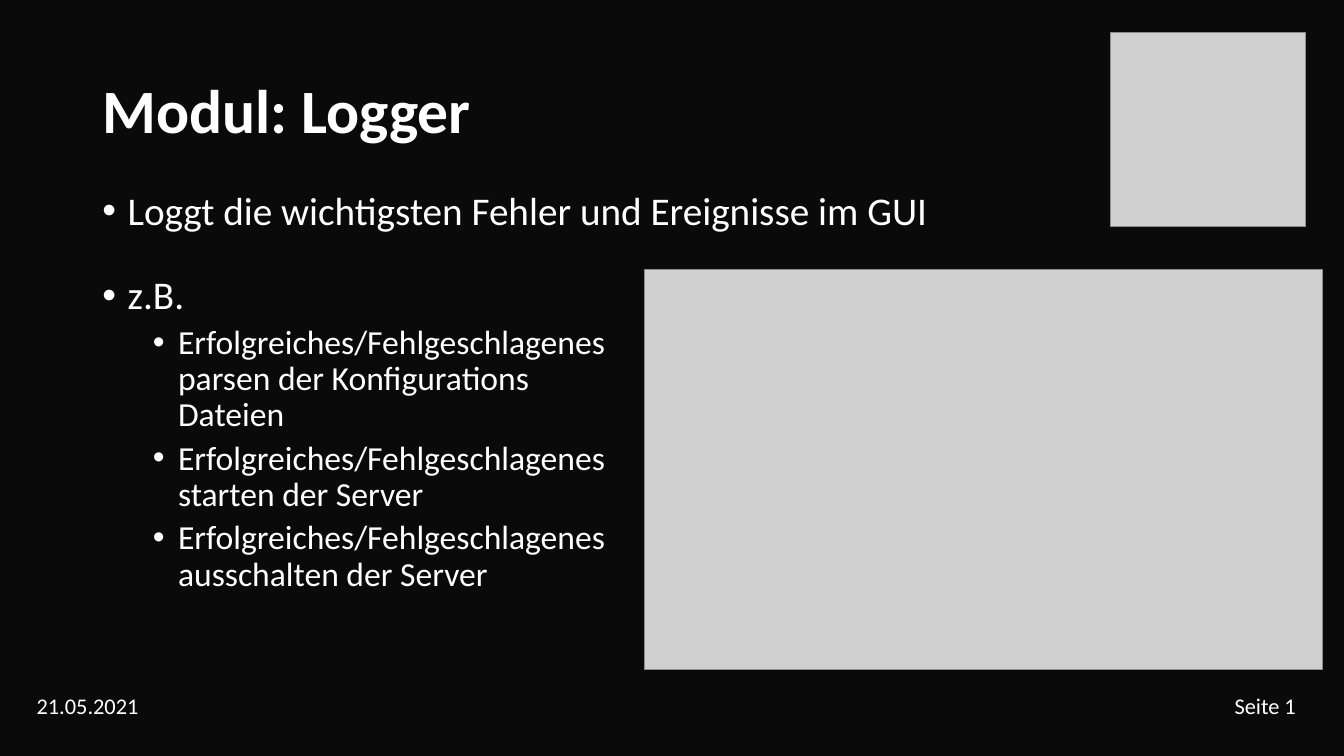
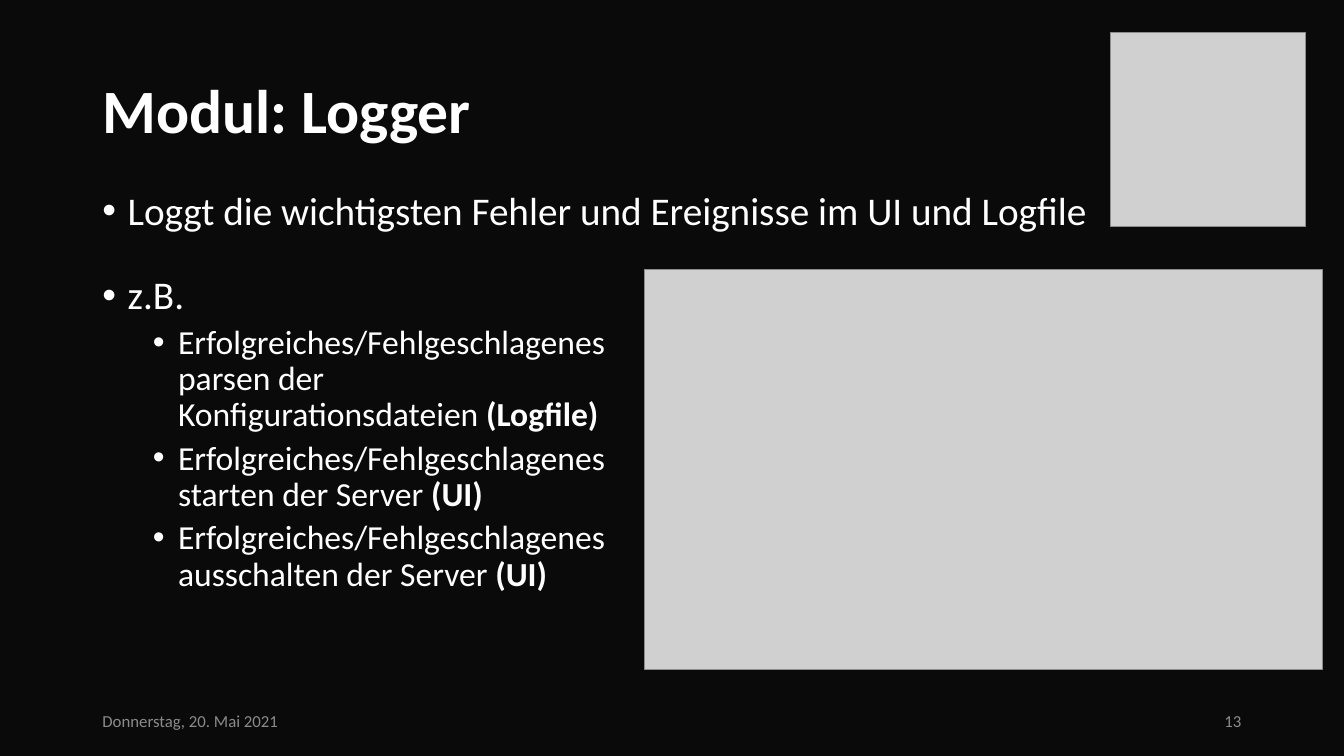
Before and after one commit to ghNico/TINF19C-Team-3-OPC-UA-Server-Farm, a slide deck: slide 13 of PROJECT/Prasentation/Finale_Präsentation_hübsch.pptx. Drawn at 1344x756 pixels with LibreOffice and Linux fonts; fonts in the diff are those of the drawing; grey boxes stand for pictures; background and template pictures are left out; a plain dark background stands for a picture behind light text. Boxes give left, top, right and bottom in pixels: in the first picture for what was removed or moved away, otherwise in the second. Text is boxed around its words. In the diff, an @@ line names an element or a change of style, - is before the commit and + after.

```diff
--- a/PROJECT/Prasentation/Finale_Präsentation_hübsch.pptx
+++ b/PROJECT/Prasentation/Finale_Präsentation_hübsch.pptx
@@ text at (128,197,1087,232): text changed @@
-• Loggt die wichtigsten Fehler und Ereignisse im GUI
+• Loggt die wichtigsten Fehler und Ereignisse im UI und Logfile
@@ text at (178,330,605,591): text changed @@
-  • Erfolgreiches/Fehlgeschlagenes parsen der Konfigurations Dateien
-  • Erfolgreiches/Fehlgeschlagenes starten der Server
-  • Erfolgreiches/Fehlgeschlagenes ausschalten der Server
+  • Erfolgreiches/Fehlgeschlagenes parsen der Konfigurationsdateien (Logfile)
+  • Erfolgreiches/Fehlgeschlagenes starten der Server (UI)
+  • Erfolgreiches/Fehlgeschlagenes ausschalten der Server (UI)
@@ text removed at (37,699,139,714) @@
-21.05.2021
@@ text added at (102,715,278,730), 12 pt, text #8C8C8C @@
+Donnerstag, 20. Mai 2021
@@ page number added at (1224,716,1241,727), 12 pt, text #8C8C8C @@
+13
@@ text removed at (1235,698,1295,714) @@
-Seite 1
```
Also in this commit, not shown: 15 other slides changed, 2 slides added, 1 slide removed, 1 other file.
